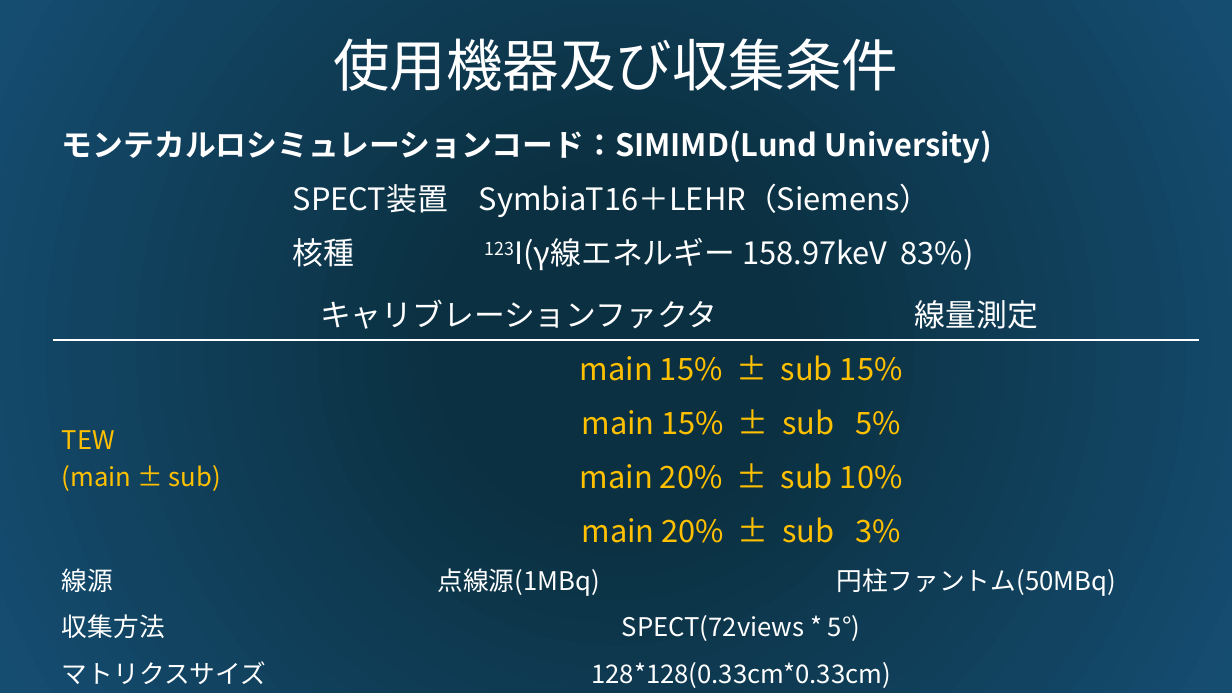
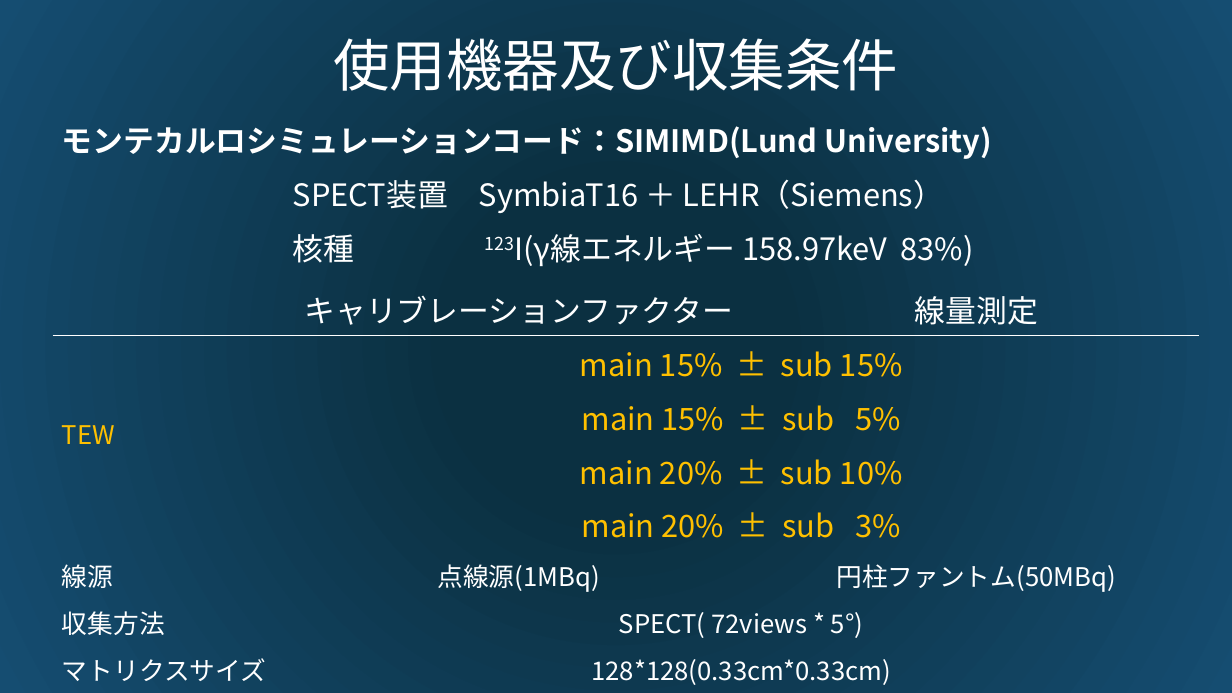
Before and after one commit to hhonda5427/simind_study, a slide deck: slide 5 of 123I線量測定におけるTEWの影響.pptx. Drawn at 1232x693 pixels with LibreOffice and Linux fonts; fonts in the diff are those of the drawing. Boxes give left, top, right and bottom in pixels: in the first picture for what was removed or moved away, otherwise in the second. Text is boxed around its words. In the diff, an @@ line names an element or a change of style, - is before the commit and + after.

```diff
--- a/123I線量測定におけるTEWの影響.pptx
+++ b/123I線量測定におけるTEWの影響.pptx
@@ table at <box>53,112,1199,691</box> @@
-row 2, column 2: SPECT装置 SymbiaT16＋LEHR（Siemens）
+row 2, column 2: SPECT装置 SymbiaT16 ＋ LEHR（Siemens）
-row 4, column 2: キャリブレーションファクタ
+row 4, column 2: キャリブレーションファクター
-row 5, column 1: TEW / (main ± sub)
+row 5, column 1: TEW
-row 10, column 2: SPECT(72views * 5°)
+row 10, column 2: SPECT( 72views * 5°)
@@ table: place and size @@
-table at <box>53,116,1199,692</box>
+table at <box>53,112,1199,691</box>
```
Also in this commit, not shown: 3 other slides changed, 3 other files.
